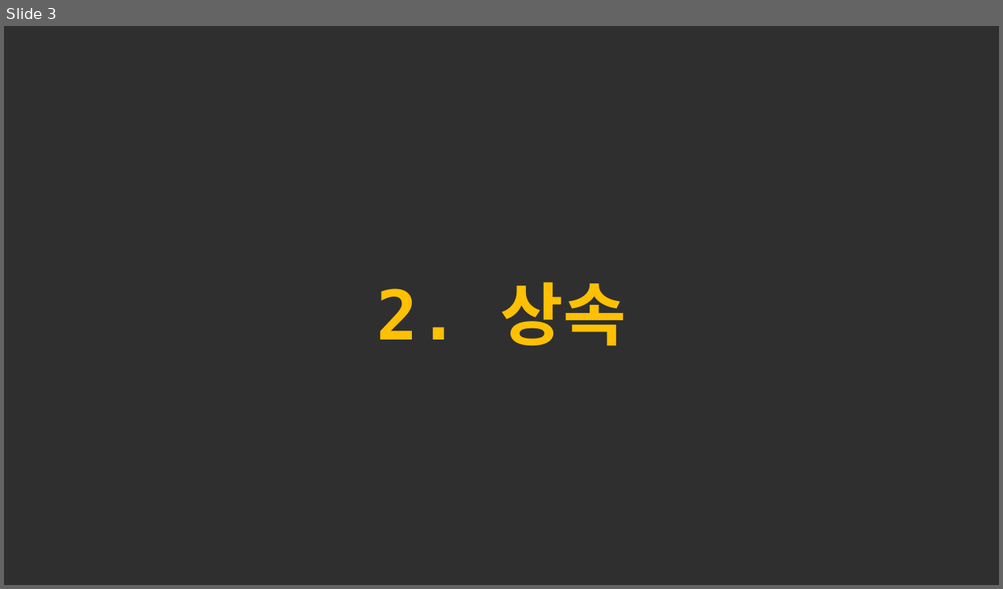
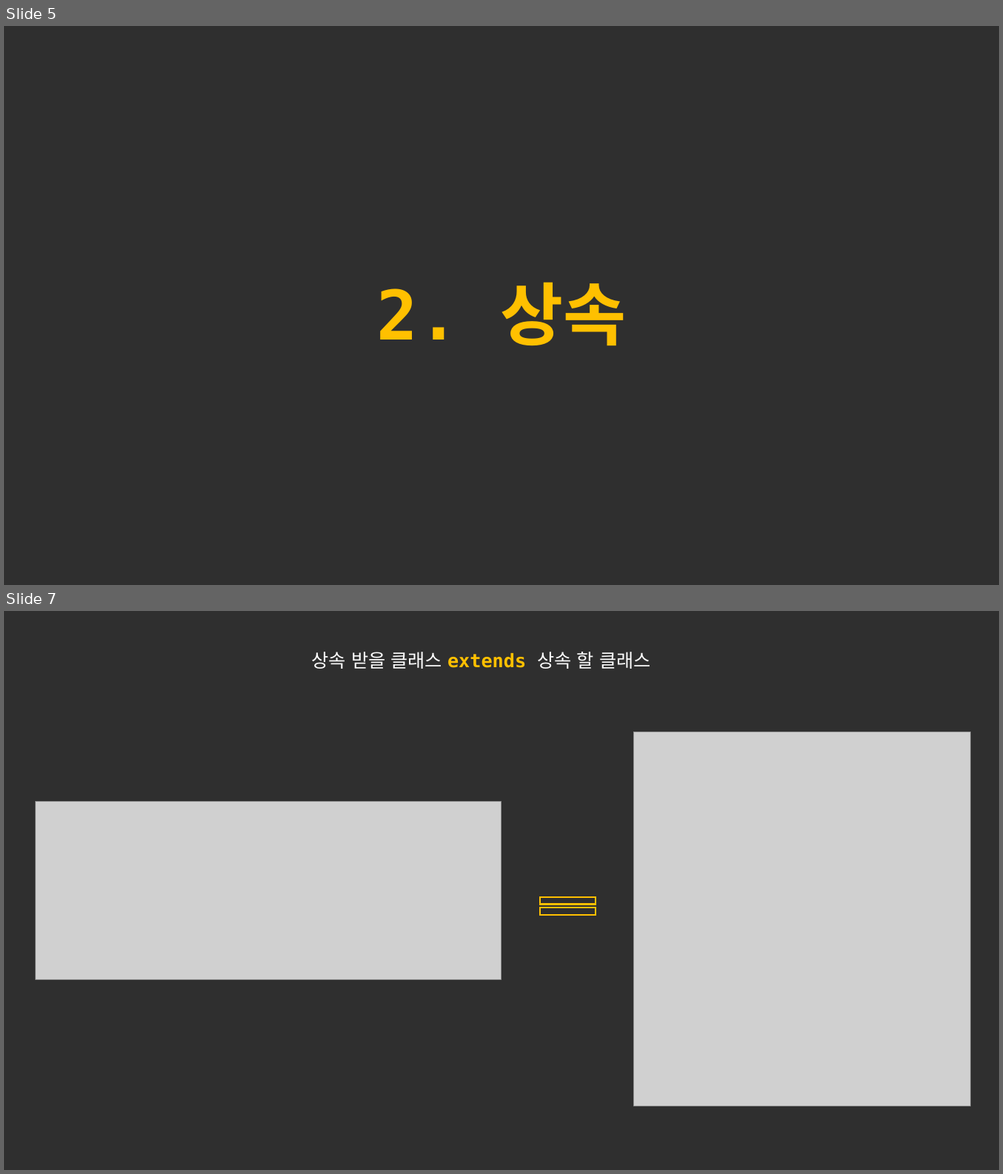
Before and after one commit to forwdevel/Full-Stack, a slide deck: 객체이론정리_2.pptx. Shown one above the other, each under a label of ours: slide 3 before the commit, slides 5 and 7 after it; the slides between them are not shown. The pictures are 1003x589 and 1003x1174 pixels, drawn with LibreOffice and Linux fonts; fonts in the diff are those of the drawing; grey boxes stand for pictures. Boxes give left, top, right and bottom in pixels: in the first picture for what was removed or moved away, otherwise in the second. Text is boxed around its words. In the diff, an @@ line names an element or a change of style, - is before the commit and + after.

```diff
--- a/객체이론정리_2.pptx
+++ b/객체이론정리_2.pptx
@@ slide 7 added at [4, 611, 999, 1170], background #2F2F2F @@
@@ text added at [312, 652, 651, 669], 18 pt, text #FFFFFF @@
+상속 받을 클래스 extends 상속 할 클래스
@@ picture added at [634, 732, 970, 1106] @@
@@ picture added at [36, 802, 502, 980] @@
@@ math equal added at [530, 891, 606, 922], outline #FFC000 1.5 pt @@
@@ what was slide 3 is now slide 5 @@
```
Also in this commit, not shown: 2 slides changed, 7 other slides added, 1 other file.
